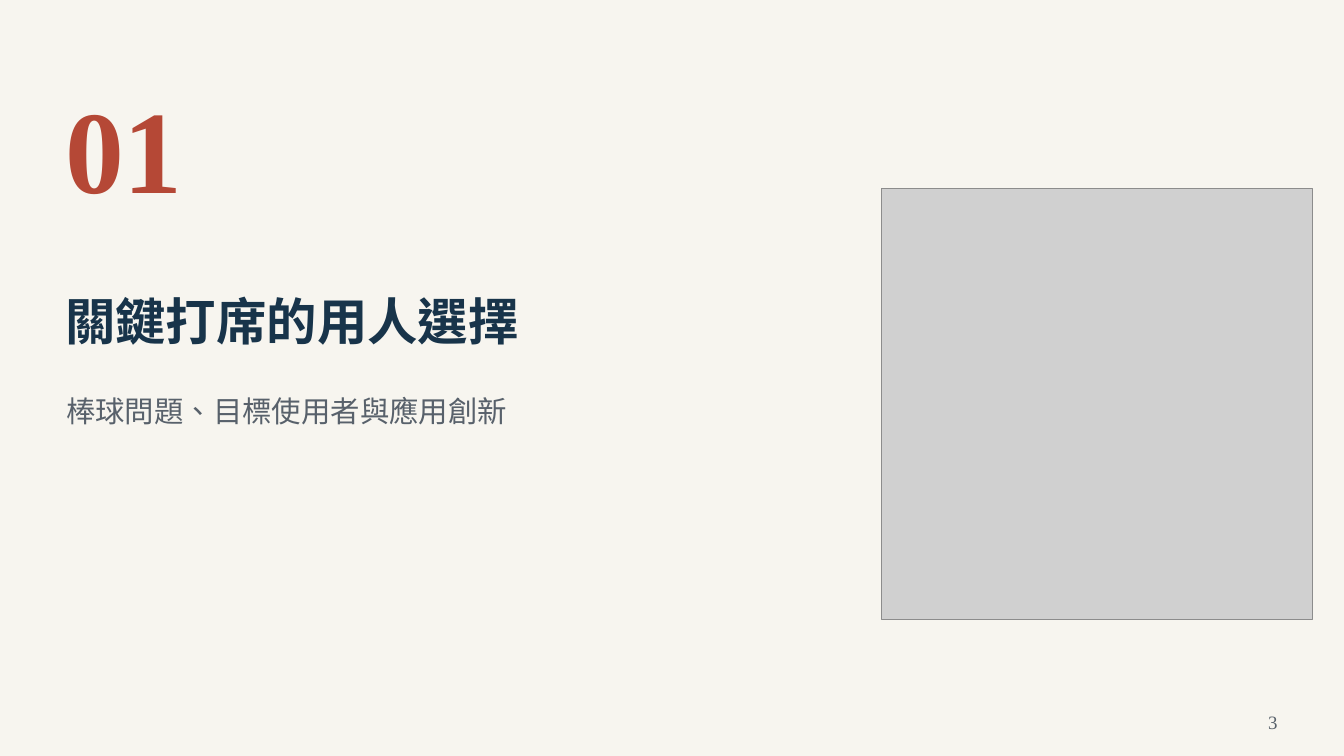
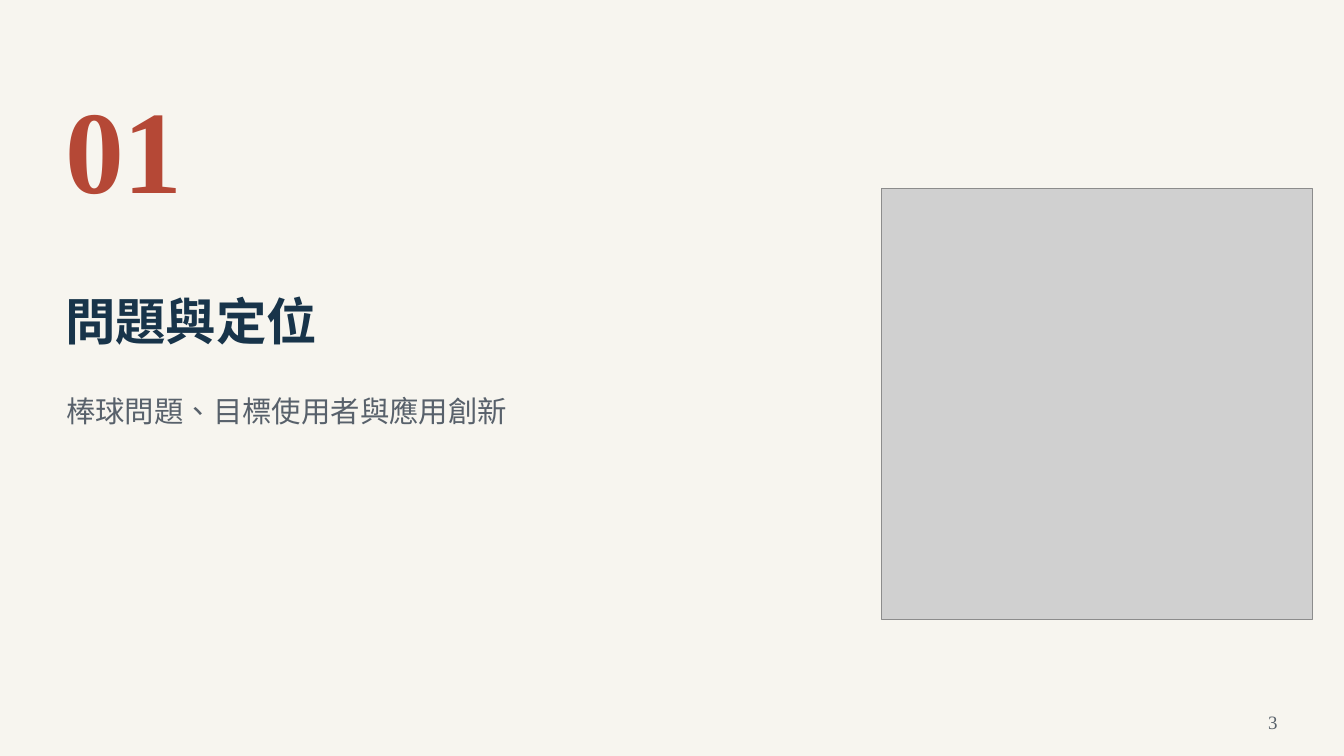
Before and after one commit to Da-Xiong-Chen/baseball_project, a slide deck: slide 3 of presentations/competition-2026/submission-20261023/一球兩面_參賽提案_32頁_20261023.pptx. Drawn at 1344x756 pixels with LibreOffice and Linux fonts; fonts in the diff are those of the drawing; grey boxes stand for pictures. Boxes give left, top, right and bottom in pixels: in the first picture for what was removed or moved away, otherwise in the second. Text is boxed around its words. In the diff, an @@ line names an element or a change of style, - is before the commit and + after.

```diff
--- a/presentations/competition-2026/submission-20261023/一球兩面_參賽提案_32頁_20261023.pptx
+++ b/presentations/competition-2026/submission-20261023/一球兩面_參賽提案_32頁_20261023.pptx
@@ text at box(65, 296, 317, 345): text changed @@
-關鍵打席的用人選擇
+問題與定位
```
Also in this commit, not shown: 15 other slides changed, 10 slides added, 10 slides removed, 4 other files.
